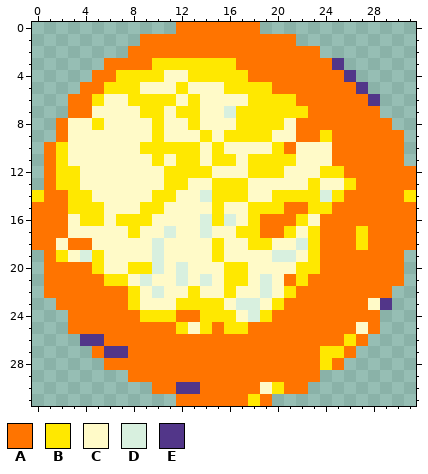
File history of a pixel-art sprite, entities/obstacle/obstacle-small.png. Above is the file before it was changed.
The file is 32x32 pixels.
Palette (. is transparent): A #ff7400  B #ffe800  C #fffac8  D #d8f0df  E #523689
Pixels before, first column x 0:
 0 ............AAAAAAA.............
 1 .........AAAAAAAAAAAAA..........
 2 ........AAAAAAAAAAAAAAAA........
 3 ......AAAABBBBBBBAAAAAAAAE......
 4 .....AABBBBCCBBBBBAAAAAAAAE.....
 5 ....AABBBCCCBCCCBBBBAAAAAAAE....
 6 ...AABCCBBBBCBCCCCBBBBAAAAAAE...
 7 ...AACCCCBBCBBCCDBBBBBBAAAAAA...
 8 ..ACCBCCCCBCCBCCCBBBBCAAAAAAAA..
 9 ..ACCCCCCCBCCCBCBBBBCCAABAAAAAA.
10 .ABCCCCCCBBBBBCBCCCCBACCCAAAAAA.
11 .ABCCCCCCCBCBBCBBCBBBBCCCAAAAAA.
12 .ABBCCCCCCCBBBBCCCBBBCCCBBAAAAAA
13 .ABBCCCCCCCBBCCBBBCCCCCBCCBAAAAA
14 BAABBCCCCCBBCCDBBBCCBBBBDBAAAAAB
15 AAABBBCCCBBCCCCBCCBBBAABBAAAAAAA
16 AAACBBCBBBCCCCDBDCBAAABCAAAAAAAA
17 AAACCCCCBCCDCCDCCBBAABCBAAABAAAA
18 AACAACCCCCDCCCCBCCBBCCDBAAABAAAA
19 .ABCDBCCCCDCCCCBCCCCDDCBAAAAAAA.
20 .AAAABCCBBDCDCCCBBCCCCBBAAAAAAA.
21 .AAAAABBCDCCDCDCBBCDCABAAAAAAAA.
22 .AAAAAAABCDCCBCCBCCDCBAAAAAAAA..
23 ..AAAAAABCCCBBBBCDDCBAAAAAAACE..
24 ...AAAAAABBBAABBBCDBAAAAAAAAA...
25 ...AAAAAAAAABCBABBAAAAAAAAACA...
26 ....EEAAAAAAAAAAAAAAAAAAAABA....
27 .....AEEAAAAAAAAAAAAAAAABBA.....
28 ......AAAAAAAAAAAAAAAAAABA......
29 ........AAAAAAAAAAAAAAAA........
30 ..........AAEEAAAAACBAA.........
31 ............AAAAAABA............
New version:
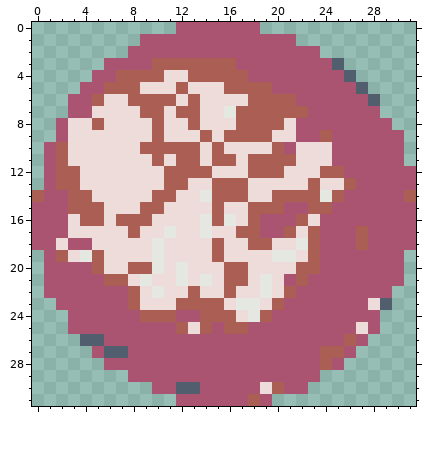
The edit:
colour A: #ff7400 -> #ab5472
colour B: #ffe800 -> #ab5e54
colour C: #fffac8 -> #eddcda
colour D: #d8f0df -> #e4e8e0
colour E: #523689 -> #515e6e
Boxes around the changes in both pictures, in picture pixels (x1, y1, x2, y2):
changed: (32, 22, 416, 406)
